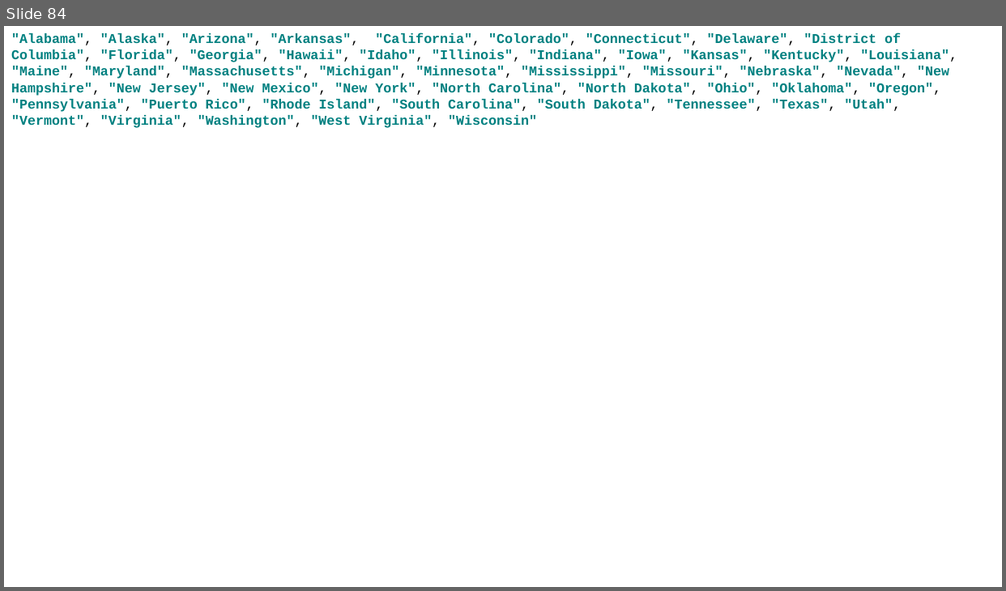
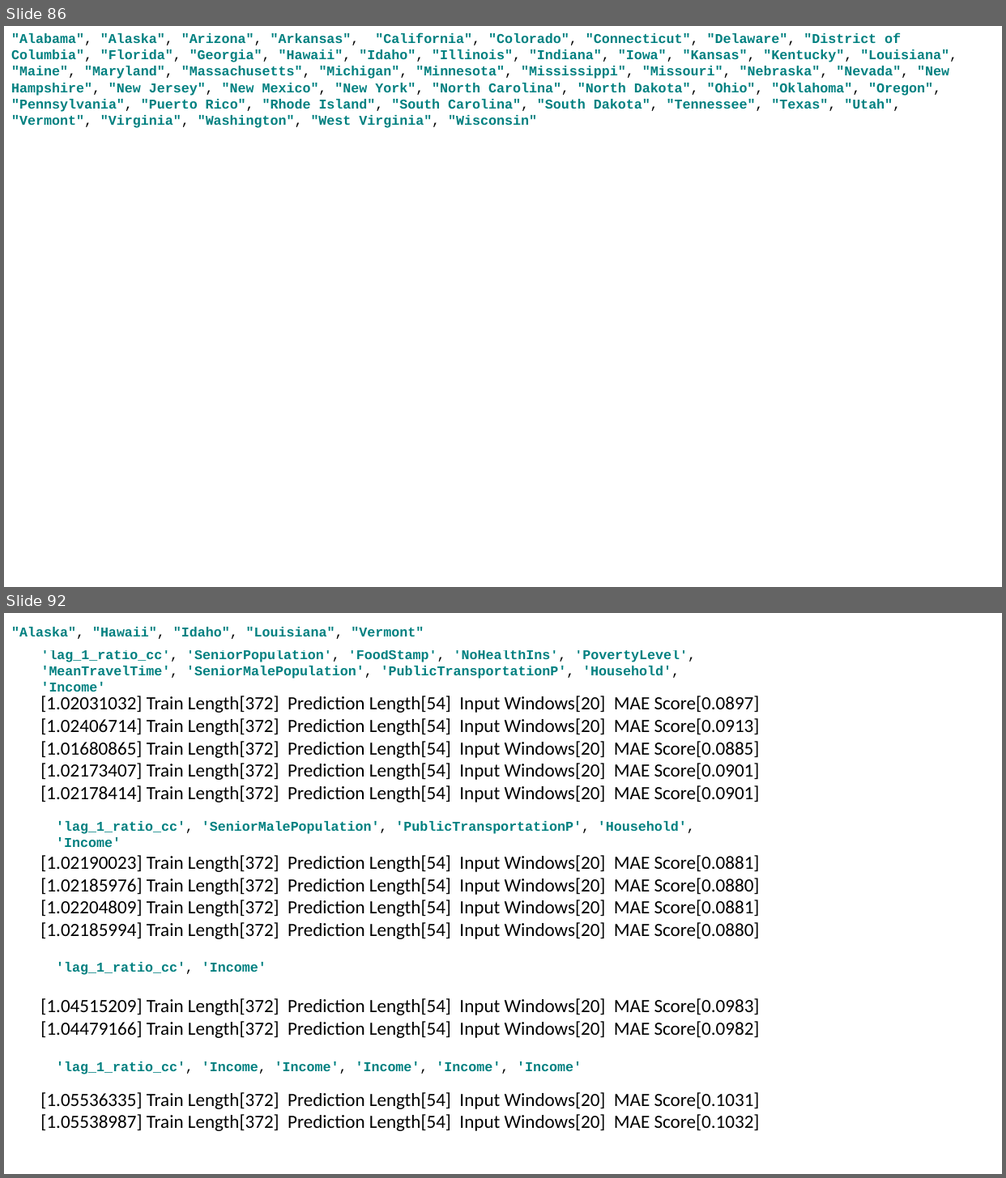
Before and after one commit to pcyoung75/GlobalForecasting, a slide deck: doc/Paper Images.pptx. Shown one above the other, each under a label of ours: slide 84 before the commit, slides 86 and 92 after it; the slides between them are not shown. The pictures are 1006x591 and 1006x1178 pixels, drawn with LibreOffice and Linux fonts; fonts in the diff are those of the drawing. Boxes give left, top, right and bottom in pixels: in the first picture for what was removed or moved away, otherwise in the second. Text is boxed around its words. In the diff, an @@ line names an element or a change of style, - is before the commit and + after.

```diff
--- a/doc/Paper Images.pptx
+++ b/doc/Paper Images.pptx
@@ slide 92 added at [4, 613, 1002, 1174], background #FFFFFF @@
@@ rectangle added at [4, 613, 1002, 650], fill #FFFFFF, 13 pt, text #008080, bold @@
+"Alaska", "Hawaii", "Idaho", "Louisiana", "Vermont"
@@ text added at [41, 650, 696, 696], 13 pt, text #008080, bold @@
+'lag_1_ratio_cc', 'SeniorPopulation', 'FoodStamp', 'NoHealthIns', 'PovertyLevel',
+'MeanTravelTime', 'SeniorMalePopulation', 'PublicTransportationP', 'Household', 'Income'
@@ text added at [40, 696, 760, 803], 18 pt, text #000000 @@
+[1.02031032] Train Length[372] Prediction Length[54] Input Windows[20] MAE Score[0.0897]
+[1.02406714] Train Length[372] Prediction Length[54] Input Windows[20] MAE Score[0.0913]
+[1.01680865] Train Length[372] Prediction Length[54] Input Windows[20] MAE Score[0.0885]
+[1.02173407] Train Length[372] Prediction Length[54] Input Windows[20] MAE Score[0.0901]
+[1.02178414] Train Length[372] Prediction Length[54] Input Windows[20] MAE Score[0.0901]
@@ text added at [56, 821, 695, 847], 13 pt, text #008080, bold @@
+'lag_1_ratio_cc', 'SeniorMalePopulation', 'PublicTransportationP', 'Household', 'Income'
@@ text added at [40, 855, 760, 939], 18 pt, text #000000 @@
+[1.02190023] Train Length[372] Prediction Length[54] Input Windows[20] MAE Score[0.0881]
+[1.02185976] Train Length[372] Prediction Length[54] Input Windows[20] MAE Score[0.0880]
+[1.02204809] Train Length[372] Prediction Length[54] Input Windows[20] MAE Score[0.0881]
+[1.02185994] Train Length[372] Prediction Length[54] Input Windows[20] MAE Score[0.0880]
@@ text added at [56, 962, 266, 975], 13 pt, text #008080, bold @@
+'lag_1_ratio_cc', 'Income'
@@ text added at [40, 999, 760, 1038], 18 pt, text #000000 @@
+[1.04515209] Train Length[372] Prediction Length[54] Input Windows[20] MAE Score[0.0983]
+[1.04479166] Train Length[372] Prediction Length[54] Input Windows[20] MAE Score[0.0982]
@@ text added at [56, 1062, 582, 1075], 13 pt, text #008080, bold @@
+'lag_1_ratio_cc', 'Income, 'Income', 'Income', 'Income', 'Income'
@@ text added at [40, 1093, 760, 1131], 18 pt, text #000000 @@
+[1.05536335] Train Length[372] Prediction Length[54] Input Windows[20] MAE Score[0.1031]
+[1.05538987] Train Length[372] Prediction Length[54] Input Windows[20] MAE Score[0.1032]
@@ what was slide 84 is now slide 86 @@
```
Also in this commit, not shown: 5 slides changed, 8 other slides added, 5 other files.
